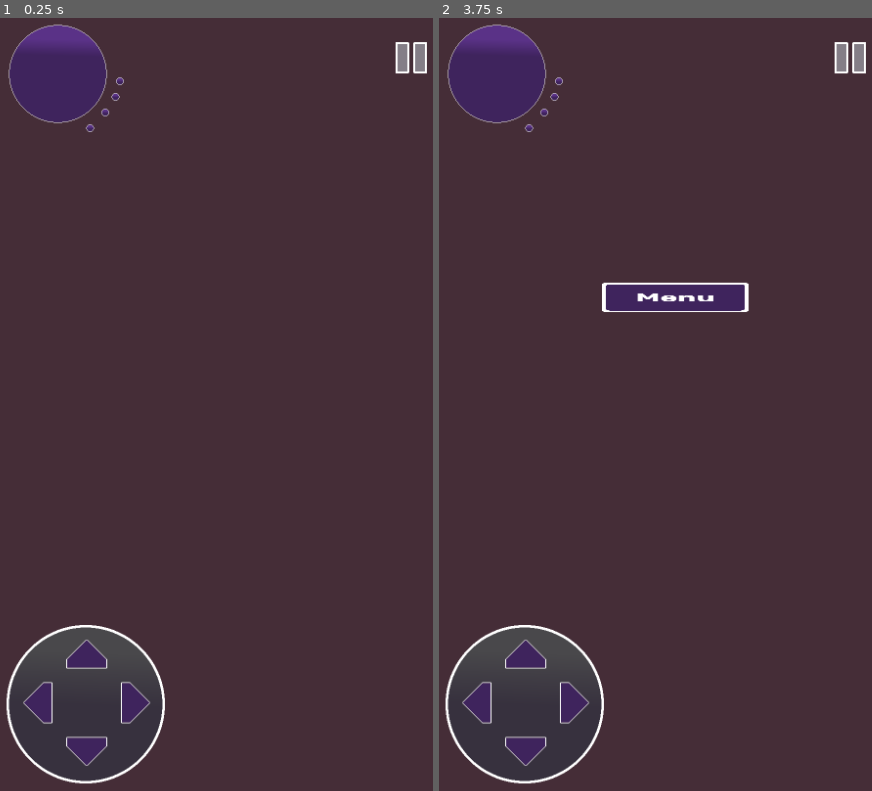
Above: before the commit, frames 1-2 (left to right).
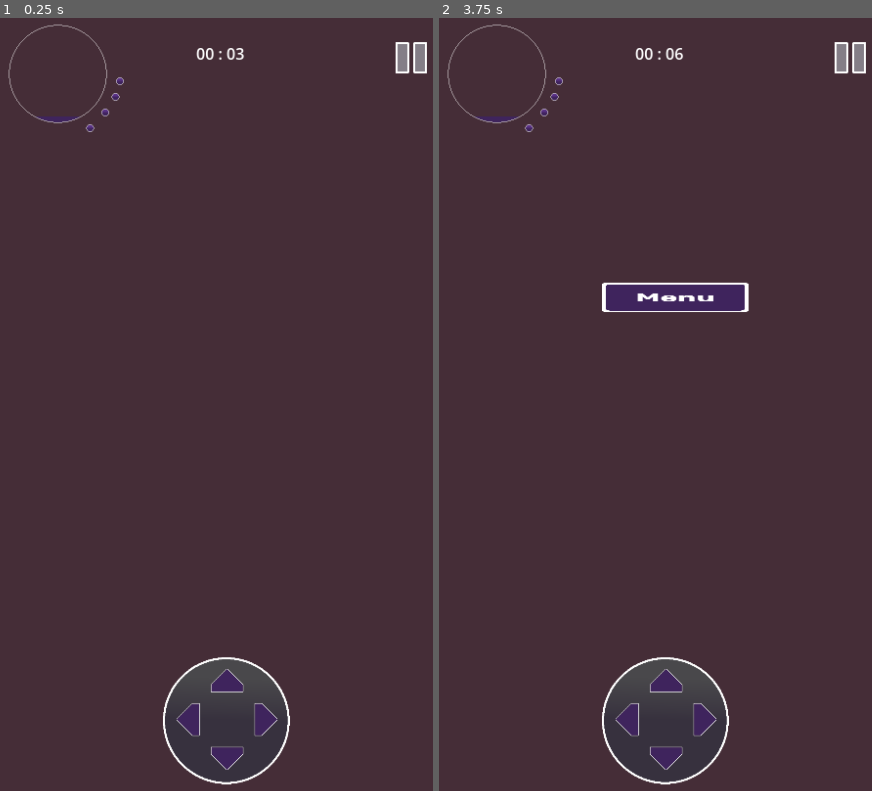
Above: after the commit, the same moments.

Repository: Arctia/42-GameJam
Game: Godot game, scene res://HUD/hud.tscn
Same seed, same stepped clock (60 frames per second), same inputs: the game is played once before the commit and once after it. This scene is started directly instead of the project's main scene.
Inputs (mouse positions are in pixels of both pictures, inside the frame that each line leads up to; where the layout moved, square brackets give the same spot in the first picture):
- Up to frame 1 (0.25 s): no input
- Up to frame 2 (3.75 s): click (664, 721) [525, 705] at 0.5 s; click (664, 721) [525, 705] at 1.25 s; click (664, 721) [525, 705] at 2 s; click (664, 721) [525, 705] at 2.75 s; click (850, 56) at 3.5 s

The runs differ from the first frame. In frame 1, 5.8% of the frame differs, in the area x 1-67%, y 0-100%; in frame 2, 5.8%.

Commit message:
time and music

Diff:
--- /dev/null
+++ b/HUD/TimerValue.gd
@@ -0,0 +1,10 @@
+extends Label
+
+# Called when the node enters the scene tree for the first time.
+func _process(_delta):
+	if (int(Time.get_ticks_msec() / 1000)) % 60 < 10:
+		$".".text = str("0", Time.get_ticks_msec() / 1000 / 60, " : 0", (Time.get_ticks_msec() / 1000) % 60)
+	elif Time.get_ticks_msec() / 1000 / 60 < 10:
+		$".".text = str("0", Time.get_ticks_msec() / 1000 / 60, " : ", (Time.get_ticks_msec() / 1000) % 60)
+	else :
+		$".".text = str(Time.get_ticks_msec() / 1000 / 60, " : ", (Time.get_ticks_msec() / 1000) % 60)
--- a/HUD/hud.gd
+++ b/HUD/hud.gd
@@ -37,4 +37,4 @@
 # Called every frame. 'delta' is the elapsed time since the previous frame.
 func _process(_delta):
 	get_lives(5)
-	get_act_life(100)
+	get_act_life(40)
--- a/HUD/hud.tscn
+++ b/HUD/hud.tscn
@@ -17,6 +17,7 @@
 [ext_resource type="Texture2D" uid="uid://b3blqfraaxm5j" path="res://HUD/Commands-0004.png" id="14_3pcgx"]
 [ext_resource type="Texture2D" uid="uid://dcto4am1026qh" path="res://HUD/Commands-0003.png" id="15_02vvx"]
 [ext_resource type="Texture2D" uid="uid://dco75qrxc3s0o" path="res://HUD/Commands-0005.png" id="16_nop38"]
+[ext_resource type="Script" path="res://HUD/TimerValue.gd" id="18_kjtwi"]
 
 [node name="HUD" type="Control"]
 layout_mode = 3
@@ -36,7 +37,7 @@
 offset_bottom = 340.0
 scale = Vector2(0.5, 0.5)
 value = 100.0
-fill_mode = 7
+fill_mode = 3
 texture_progress = ExtResource("1_udfon")
 
 [node name="Life1" type="TextureRect" parent="LIFE"]
@@ -141,60 +142,73 @@
 anchors_preset = 2
 anchor_top = 1.0
 anchor_bottom = 1.0
-offset_left = 20.0
-offset_top = -182.0
-offset_right = 344.0
-offset_bottom = 142.0
-grow_vertical = 0
-scale = Vector2(0.5, 0.5)
+offset_left = 180.0
+offset_top = -343.4
+offset_right = 504.0
+offset_bottom = -19.4
+grow_vertical = 0
+scale = Vector2(0.4, 0.4)
+pivot_offset = Vector2(0, 324)
 texture = ExtResource("12_8ttyq")
 
 [node name="Up" type="TextureButton" parent="Directions"]
 anchors_preset = 2
 anchor_top = 1.0
 anchor_bottom = 1.0
-offset_left = 20.0
-offset_top = -182.0
-offset_right = 344.0
-offset_bottom = 142.0
-grow_vertical = 0
-scale = Vector2(0.5, 0.5)
+offset_left = 180.0
+offset_top = -343.4
+offset_right = 504.0
+offset_bottom = -19.4
+grow_vertical = 0
+scale = Vector2(0.4, 0.4)
+pivot_offset = Vector2(0, 324)
 texture_normal = ExtResource("13_6eqkh")
 
 [node name="Down" type="TextureButton" parent="Directions"]
 anchors_preset = 2
 anchor_top = 1.0
 anchor_bottom = 1.0
-offset_left = 20.0
-offset_top = -182.0
-offset_right = 344.0
-offset_bottom = 142.0
-grow_vertical = 0
-scale = Vector2(0.5, 0.5)
+offset_left = 180.0
+offset_top = -343.4
+offset_right = 504.0
+offset_bottom = -19.4
+grow_vertical = 0
+scale = Vector2(0.4, 0.4)
+pivot_offset = Vector2(0, 324)
 texture_normal = ExtResource("14_3pcgx")
 
 [node name="Right" type="TextureButton" parent="Directions"]
 anchors_preset = 2
 anchor_top = 1.0
 anchor_bottom = 1.0
-offset_left = 20.0
-offset_top = -182.0
-offset_right = 344.0
-offset_bottom = 142.0
-grow_vertical = 0
-scale = Vector2(0.5, 0.5)
+offset_left = 180.0
+offset_top = -343.4
+offset_right = 504.0
+offset_bottom = -19.4
+grow_vertical = 0
+scale = Vector2(0.4, 0.4)
+pivot_offset = Vector2(0, 324)
 texture_normal = ExtResource("15_02vvx")
 
 [node name="Left" type="TextureButton" parent="Directions"]
 anchors_preset = 2
 anchor_top = 1.0
 anchor_bottom = 1.0
-offset_left = 20.0
-offset_top = -182.0
-offset_right = 344.0
-offset_bottom = 142.0
-grow_vertical = 0
-scale = Vector2(0.5, 0.5)
+offset_left = 180.0
+offset_top = -343.4
+offset_right = 504.0
+offset_bottom = -19.4
+grow_vertical = 0
+scale = Vector2(0.4, 0.4)
+pivot_offset = Vector2(0, 324)
 texture_normal = ExtResource("16_nop38")
 
+[node name="TimerValue" type="Label" parent="."]
+layout_mode = 0
+offset_left = 214.0
+offset_top = 40.0
+offset_right = 261.0
+offset_bottom = 66.0
+script = ExtResource("18_kjtwi")
+
 [connection signal="pressed" from="PauseButton" to="PauseButton" method="_on_pressed"]
Not shown: 1 places in HUD/hud.tscn that only renumber resources
Not shown, added: Music/Click.mp3.import
Not shown, added: Music/Death.mp3.import
Not shown, added: Music/Notte nera.mp3.import
Not shown, added: Music/Pianata m-9702.mp3.import
Not shown, added: Music/Spine.mp3.import
Not shown, added: Music/jump.mp3.import
Not shown, added: Music/Click.mp3
Not shown, added: Music/Death.mp3
Not shown, added: Music/Notte nera.mp3
Not shown, added: Music/Pianata m-9702.mp3
Not shown, added: Music/Spine.mp3
(and 1 more such lines)
